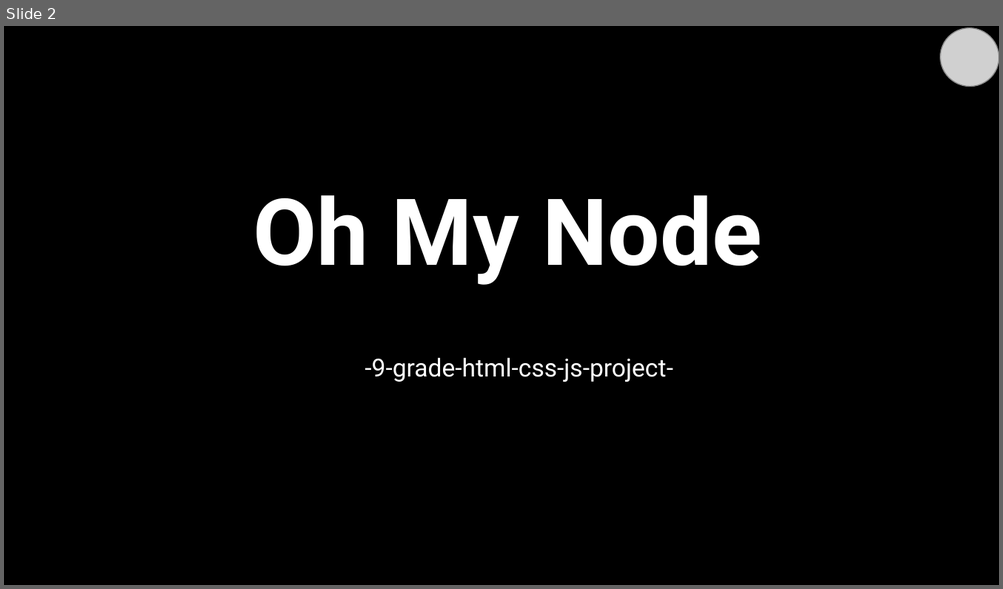
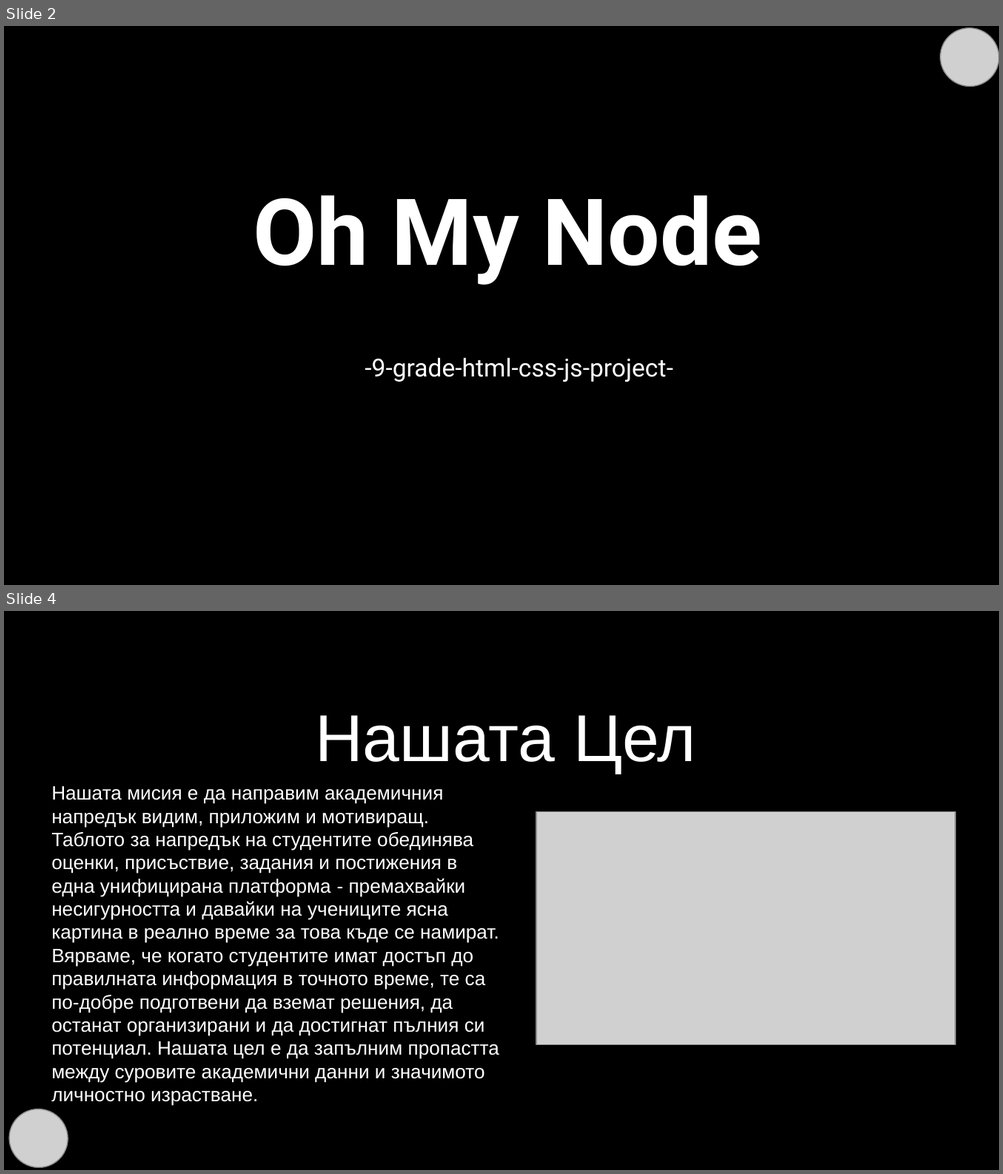
Before and after one commit to codingburgas/2526-dual-education-oh-my-node, a slide deck: docs/Oh My Node-Presentation.pptx. Shown one above the other, each under a label of ours: slide 2 before the commit, slides 2 and 4 after it; the slides between them are not shown. The pictures are 1003x589 and 1003x1174 pixels, drawn with LibreOffice and Linux fonts; fonts in the diff are those of the drawing; grey boxes stand for pictures; background and template pictures are left out. Boxes give left, top, right and bottom in pixels: in the first picture for what was removed or moved away, otherwise in the second. Text is boxed around its words. In the diff, an @@ line names an element or a change of style, - is before the commit and + after.

```diff
--- a/docs/Oh My Node-Presentation.pptx
+++ b/docs/Oh My Node-Presentation.pptx
@@ slide 4 added at [4, 611, 999, 1170], background picture (left out) @@
@@ title added at [315, 715, 695, 774], 48 pt, text #FFFFFF @@
+Нашата Цел
@@ text added at [51, 786, 499, 1106], 14 pt, text #FFFFFF @@
+Нашата мисия е да направим академичния напредък видим, приложим и мотивиращ. Таблото за напредък на студентите обединява оценки, присъствие, задания и постижения в една унифицирана платформа - премахвайки несигурността и давайки на учениците ясна картина в реално време за това къде се намират. Вярваме, че когато студентите имат достъп до правилната информация в точното време, те са по-добре подготвени да вземат решения, да останат организирани и да достигнат пълния си потенциал. Нашата цел е да запълним пропастта между суровите академични данни и значимото личностно израстване.
@@ picture added at [536, 812, 955, 1045] @@
@@ picture added at [4, 1097, 79, 1170] @@
```
Also in this commit, not shown: 2 slides changed, 1 other slide added, 2 slides removed.
